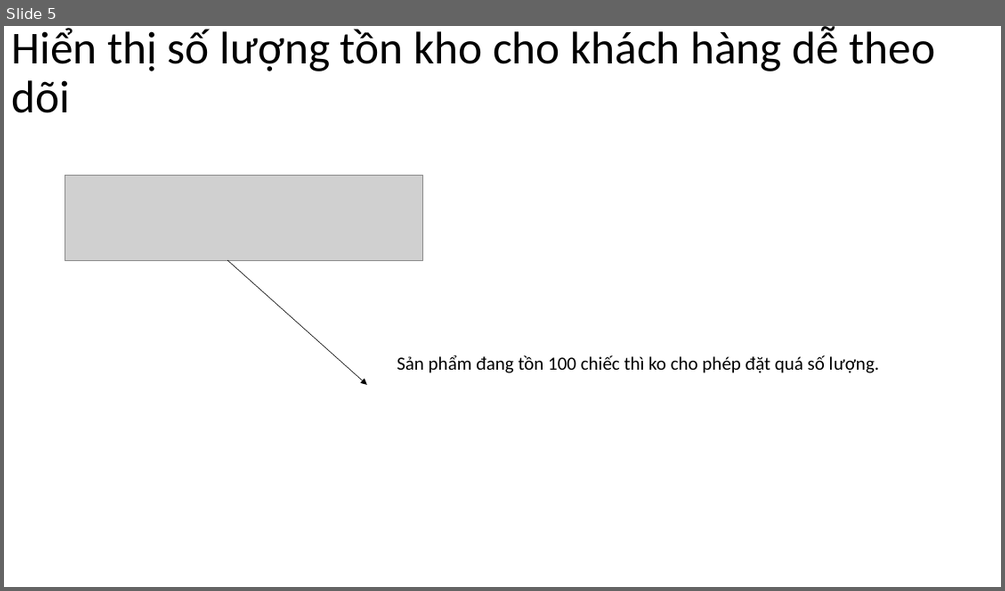
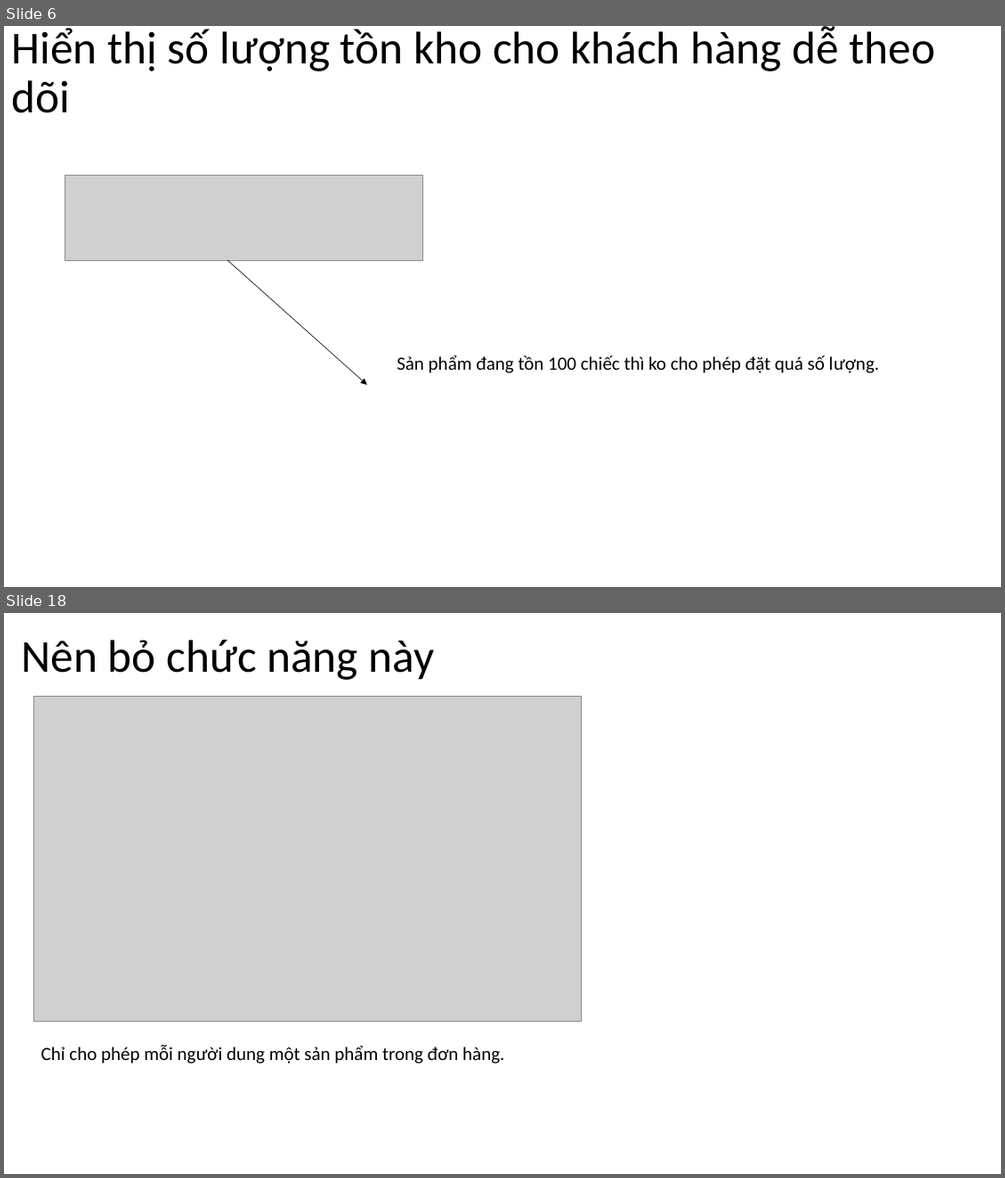
Before and after one commit to DangVanDoan05/WordPress, a slide deck: Woocommerce Toàn Tập A - Z.pptx. Shown one above the other, each under a label of ours: slide 5 before the commit, slides 6 and 18 after it; the slides between them are not shown. The pictures are 1005x591 and 1005x1178 pixels, drawn with LibreOffice and Linux fonts; fonts in the diff are those of the drawing; grey boxes stand for pictures. Boxes give left, top, right and bottom in pixels: in the first picture for what was removed or moved away, otherwise in the second. Text is boxed around its words. In the diff, an @@ line names an element or a change of style, - is before the commit and + after.

```diff
--- a/Woocommerce Toàn Tập A - Z.pptx
+++ b/Woocommerce Toàn Tập A - Z.pptx
@@ slide 18 added at (x1=4, y1=613, x2=1001, y2=1174), background #FFFFFF @@
@@ title added at (x1=22, y1=640, x2=435, y2=680), 44 pt, text #000000 @@
+Nên bỏ chức năng này
@@ picture added at (x1=34, y1=696, x2=582, y2=1022) @@
@@ text added at (x1=41, y1=1045, x2=504, y2=1063), 18 pt, text #000000 @@
+Chỉ cho phép mỗi người dung một sản phẩm trong đơn hàng.
@@ what was slide 5 is now slide 6 @@
```
Also in this commit, not shown: 2 slides changed, 12 other slides added, 2 slides removed, 1 other file.
